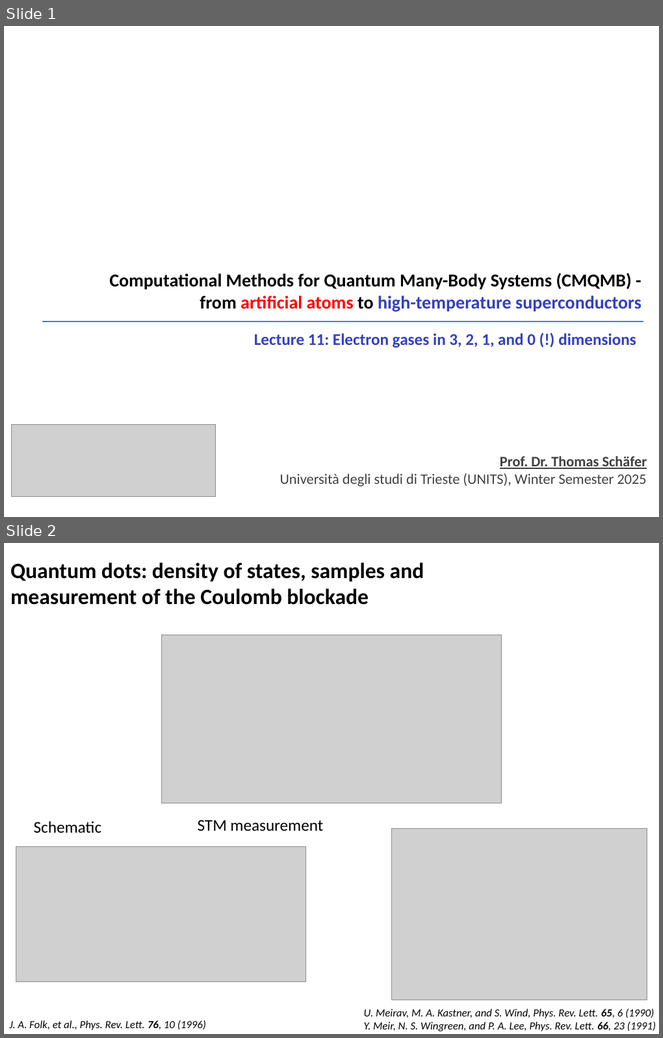
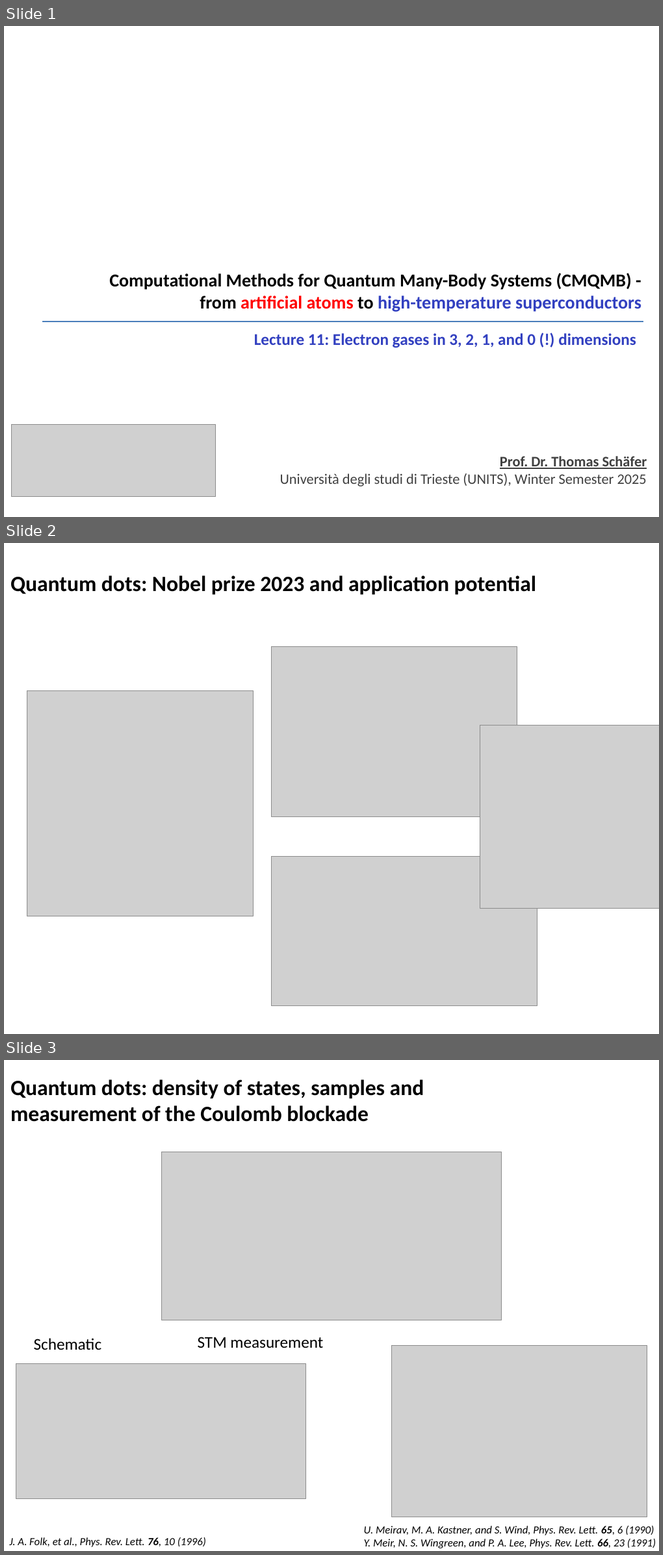
Before and after one commit to tschaefer87/CMQMS, a slide deck: CMQMS_Lecture_11.pptx. Shown one above the other, each under a label of ours: slides 1 and 2 before the commit, slides 1, 2 and 3 after it. The pictures are 663x1038 and 663x1555 pixels, drawn with LibreOffice and Linux fonts; fonts in the diff are those of the drawing; grey boxes stand for pictures; background and template pictures are left out. Boxes give left, top, right and bottom in pixels: in the first picture for what was removed or moved away, otherwise in the second. Text is boxed around its words. In the diff, an @@ line names an element or a change of style, - is before the commit and + after.

Commit message:
[slides] modified Lecture 11

```diff
--- a/CMQMS_Lecture_11.pptx
+++ b/CMQMS_Lecture_11.pptx
@@ slide 2 added at box(4, 543, 659, 1034), background picture (left out) @@
@@ title added at box(10, 575, 536, 595), 24 pt, text #000000, bold @@
+Quantum dots: Nobel prize 2023 and application potential
@@ picture added at box(271, 646, 517, 817) @@
@@ picture added at box(27, 691, 253, 917) @@
@@ picture added at box(480, 726, 659, 908) @@
@@ picture added at box(271, 857, 538, 1006) @@
@@ what was slide 2 is now slide 3 @@
```
